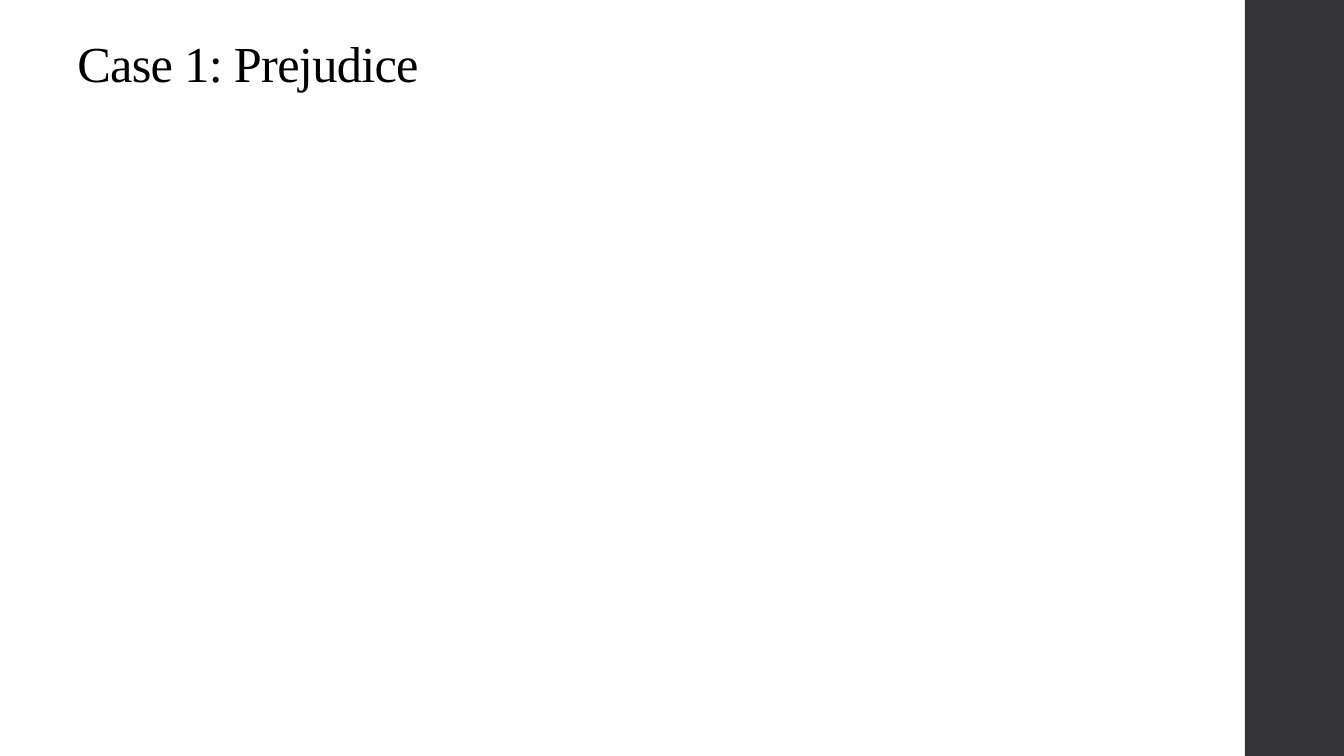
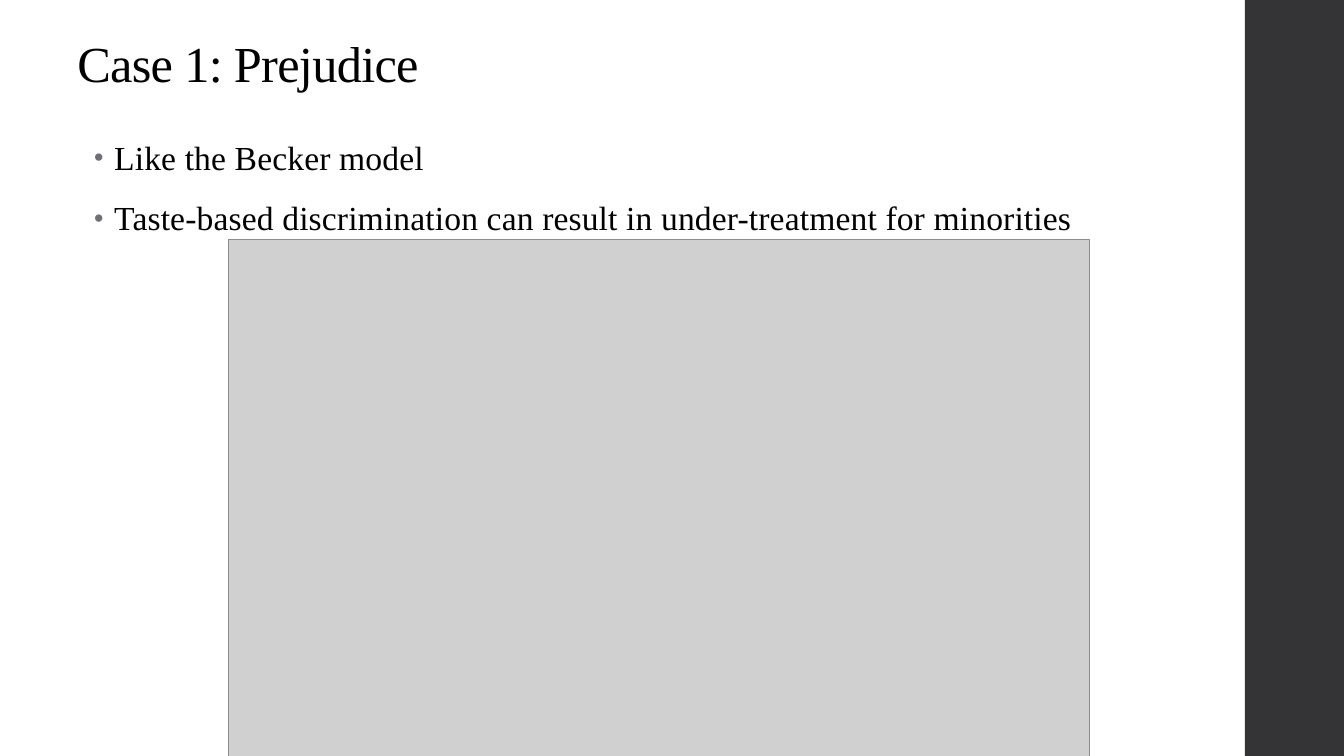
Before and after one commit to alex-hoagland/HAD6750H, a slide deck: slide 26 of Lecture08_HealthEquity/L8Slides_HealthEquity_2023W.pptx (slide 22 before the commit). Drawn at 1344x756 pixels with LibreOffice and Linux fonts; fonts in the diff are those of the drawing; grey boxes stand for pictures. Boxes give left, top, right and bottom in pixels: in the first picture for what was removed or moved away, otherwise in the second. Text is boxed around its words. In the diff, an @@ line names an element or a change of style, - is before the commit and + after.

```diff
--- a/Lecture08_HealthEquity/L8Slides_HealthEquity_2023W.pptx
+++ b/Lecture08_HealthEquity/L8Slides_HealthEquity_2023W.pptx
@@ text added at <box>114,146,1071,231</box>, 24 pt, text #000000 @@
+• Like the Becker model
+• Taste-based discrimination can result in under-treatment for minorities
@@ picture added at <box>229,240,1090,756</box> @@
```
Also in this commit, not shown: 7 other slides changed, 6 slides added, 1 slide removed, 2 other files.
